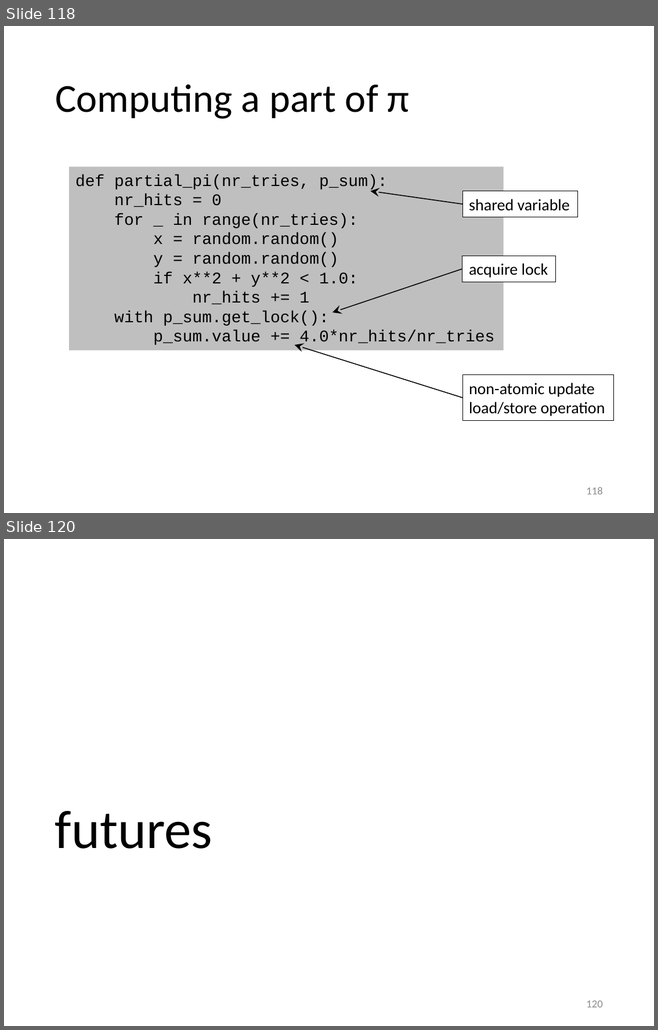
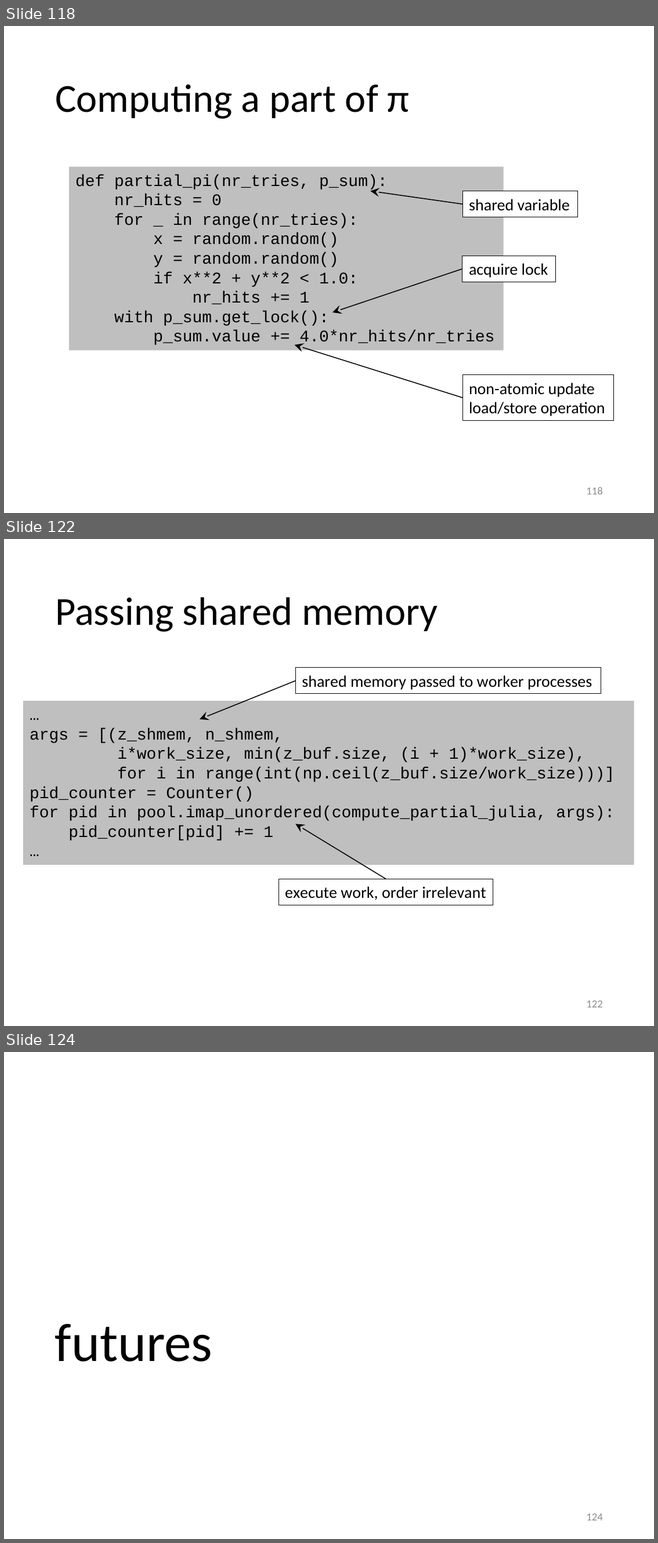
Before and after one commit to gjbex/Python-for-HPC, a slide deck: python_hpc.pptx. Shown one above the other, each under a label of ours: slides 118 and 120 before the commit, slides 118, 122 and 124 after it; the slides between them are not shown. The pictures are 658x1030 and 658x1543 pixels, drawn with LibreOffice and Linux fonts; fonts in the diff are those of the drawing. Boxes give left, top, right and bottom in pixels: in the first picture for what was removed or moved away, otherwise in the second. Text is boxed around its words. In the diff, an @@ line names an element or a change of style, - is before the commit and + after.

Commit message:
Add slides on Python 3.8 shared memory feature

```diff
--- a/python_hpc.pptx
+++ b/python_hpc.pptx
@@ slide 122 added at bbox=[4, 539, 654, 1026], background #FFFFFF @@
@@ title added at bbox=[55, 597, 437, 632], 44 pt, text #000000 @@
+Passing shared memory
@@ rectangle added at bbox=[296, 668, 601, 694], fill #FFFFFF, outline #000000 0.75 pt, 18 pt, text #000000 @@
+shared memory passed to worker processes
@@ arrow added from (296, 681) to (199, 719), #000000 1 pt @@
@@ rectangle added at bbox=[24, 701, 634, 864], fill #BFBFBF, 18 pt, text #000000 @@
+…
+args = [(z_shmem, n_shmem,
+i*work_size, min(z_buf.size, (i + 1)*work_size),
+for i in range(int(np.ceil(z_buf.size/work_size)))]
+pid_counter = Counter()
+for pid in pool.imap_unordered(compute_partial_julia, args):
+pid_counter[pid] += 1
+…
@@ arrow added from (385, 879) to (296, 824), #000000 1 pt @@
@@ rectangle added at bbox=[278, 879, 492, 905], fill #FFFFFF, outline #000000 0.75 pt, 18 pt, text #000000 @@
+execute work, order irrelevant
@@ page number added at bbox=[586, 1001, 602, 1008], 12 pt, text #8C8C8C @@
+122
@@ what was slide 120 is now slide 124 @@
@@ page number at bbox=[586, 1514, 602, 1521]: text changed @@
-120
+124
```
Also in this commit, not shown: 1 slide changed, 3 other slides added.
